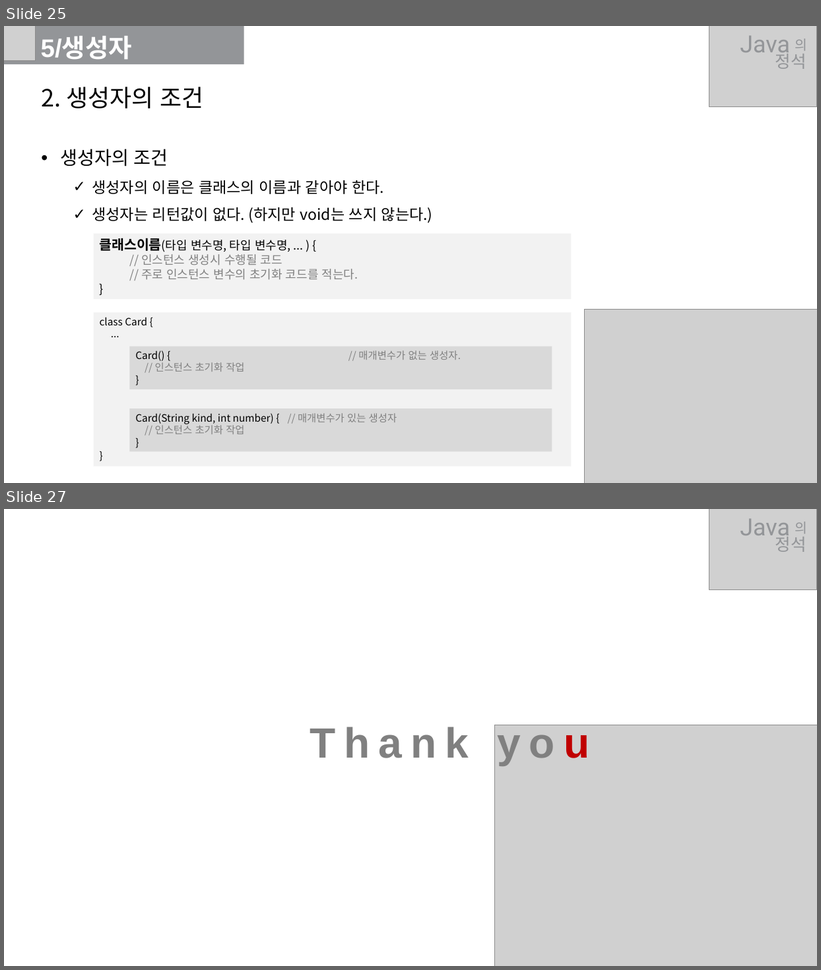
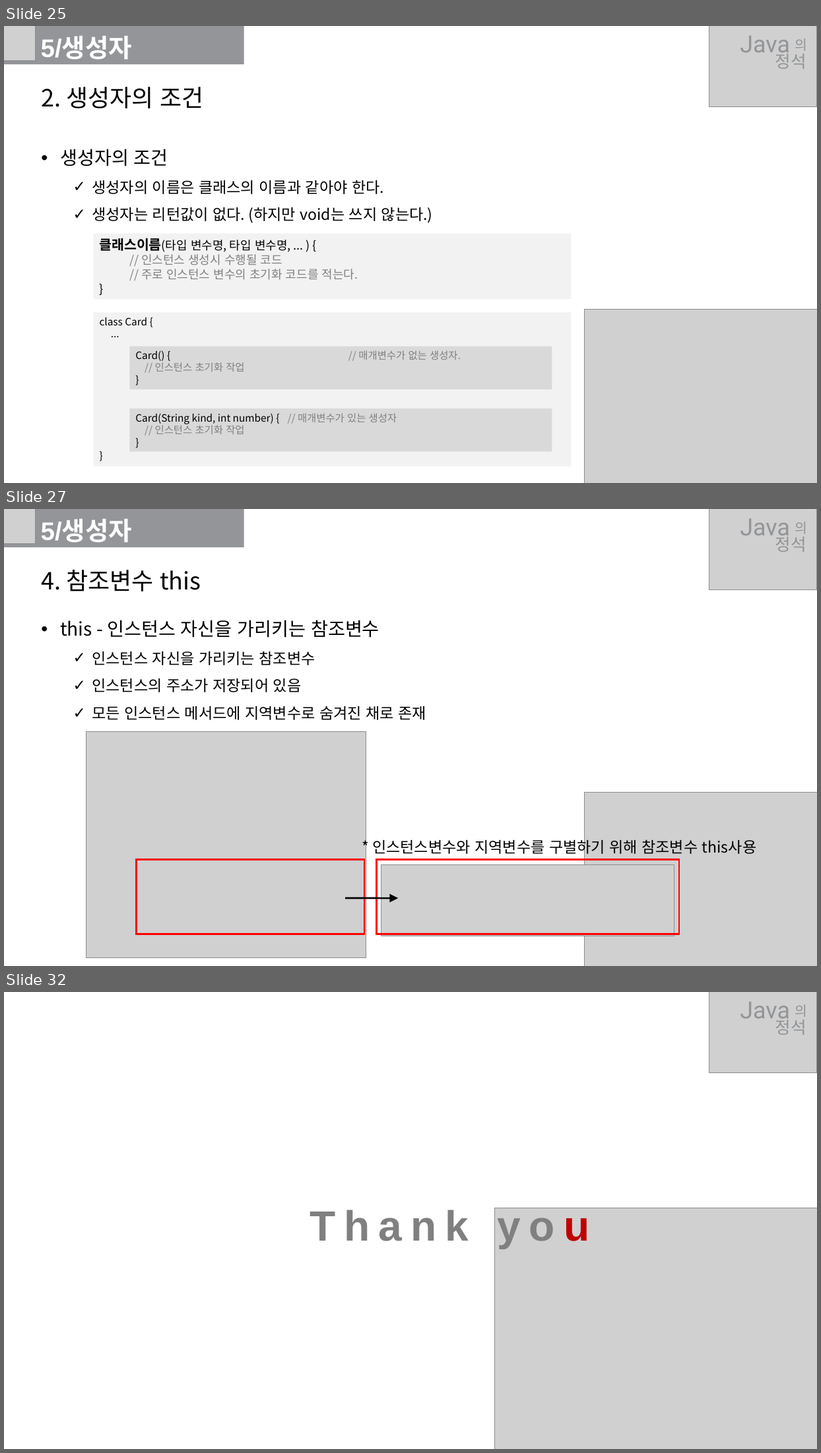
Before and after one commit to develiberta/java-standard, a slide deck: Ch06/Summary/Ch06_Summary.pptx. Shown one above the other, each under a label of ours: slides 25 and 27 before the commit, slides 25, 27 and 32 after it; the slides between them are not shown. The pictures are 821x970 and 821x1453 pixels, drawn with LibreOffice and Linux fonts; fonts in the diff are those of the drawing; grey boxes stand for pictures. Boxes give left, top, right and bottom in pixels: in the first picture for what was removed or moved away, otherwise in the second. Text is boxed around its words. In the diff, an @@ line names an element or a change of style, - is before the commit and + after.

```diff
--- a/Ch06/Summary/Ch06_Summary.pptx
+++ b/Ch06/Summary/Ch06_Summary.pptx
@@ slide 27 added at (4, 509, 817, 966), background #FFFFFF @@
@@ rectangle added at (4, 509, 244, 547), fill #939598 @@
@@ picture added at (4, 509, 35, 544) @@
@@ text added at (41, 520, 132, 543), 30 pt, text #FFFFFF, bold @@
+5/생성자
@@ picture added at (710, 509, 817, 590) @@
@@ text added at (740, 519, 790, 541), 28 pt, text #939598 @@
+Java
@@ text added at (795, 522, 808, 533), 16 pt, text #939598 @@
+의
@@ text added at (776, 533, 807, 552), 20 pt, text #939598 @@
+정석
@@ text added at (41, 570, 201, 591), 28 pt, text #000000 @@
+4. 참조변수 this
@@ text added at (60, 620, 426, 720), 18 pt, text #000000 @@
+• this - 인스턴스 자신을 가리키는 참조변수
+  ✓ 인스턴스 자신을 가리키는 참조변수
+  ✓ 인스턴스의 주소가 저장되어 있음
+  ✓ 모든 인스턴스 메서드에 지역변수로 숨겨진 채로 존재
@@ picture added at (86, 731, 366, 958) @@
@@ picture added at (585, 793, 817, 966) @@
@@ text added at (372, 837, 756, 856), 18 pt, text #000000 @@
+* 인스턴스변수와 지역변수를 구별하기 위해 참조변수 this사용
@@ rectangle added at (137, 860, 364, 935), outline #FF0000 2 pt @@
@@ rectangle added at (377, 860, 679, 935), outline #FF0000 2 pt @@
@@ picture added at (382, 865, 675, 937) @@
@@ arrow added from (346, 899) to (398, 899), #000000 2 pt @@
@@ what was slide 27 is now slide 32 @@
```
Also in this commit, not shown: 1 slide changed, 4 other slides added.
